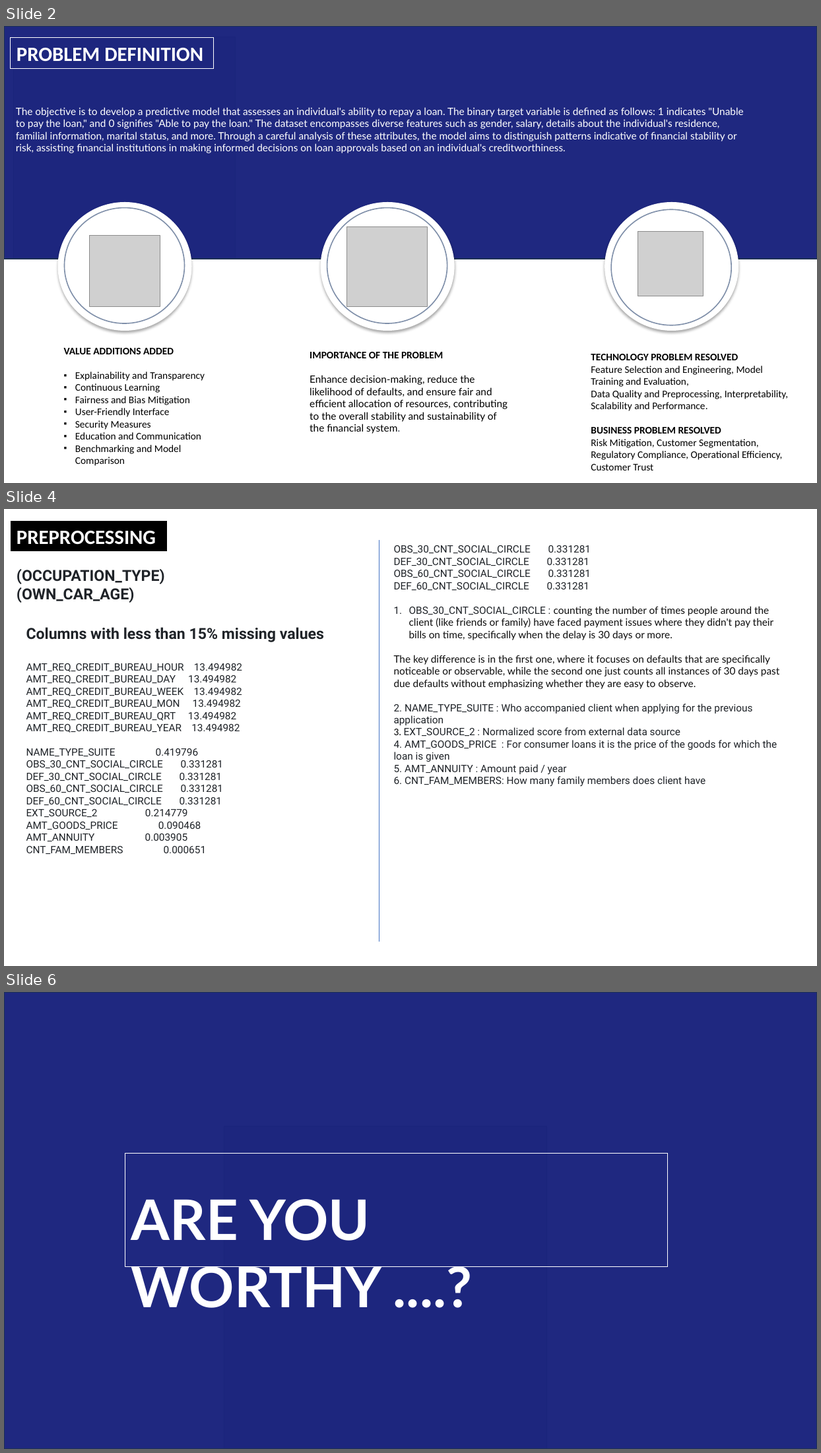
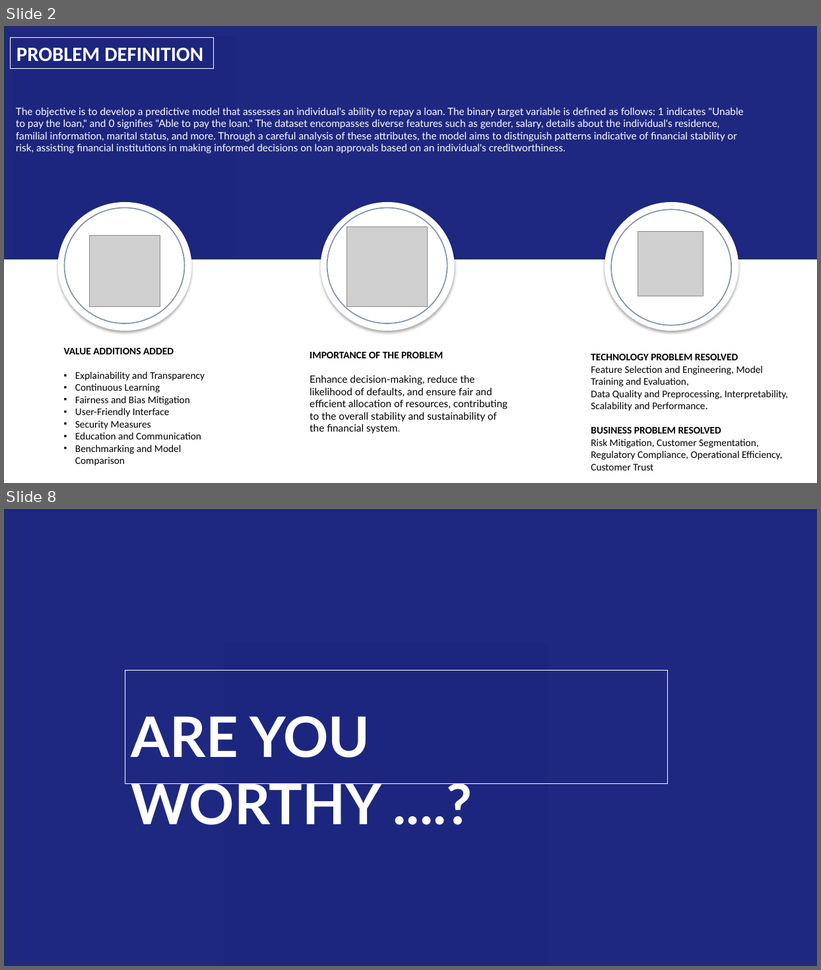
Before and after one commit to v-dev688/THE_CREDIT_CARD_PROJECT, a slide deck: FINALPPT.pptx. Shown one above the other, each under a label of ours: slides 2, 4 and 6 before the commit, slides 2 and 8 after it; the slides between them are not shown. The pictures are 821x1453 and 821x970 pixels, drawn with LibreOffice and Linux fonts; fonts in the diff are those of the drawing; grey boxes stand for pictures. Boxes give left, top, right and bottom in pixels: in the first picture for what was removed or moved away, otherwise in the second. Text is boxed around its words. In the diff, an @@ line names an element or a change of style, - is before the commit and + after.

```diff
--- a/FINALPPT.pptx
+++ b/FINALPPT.pptx
@@ slide 4 removed at bbox=[4, 509, 817, 966], background #FFFFFF @@
@@ rectangle removed at bbox=[11, 521, 168, 551] @@
-PREPROCESSING
@@ line removed from (379, 540) to (379, 942) @@
@@ text removed at bbox=[394, 545, 780, 787] @@
-OBS_30_CNT_SOCIAL_CIRCLE 0.331281
-DEF_30_CNT_SOCIAL_CIRCLE 0.331281
-OBS_60_CNT_SOCIAL_CIRCLE 0.331281
-DEF_60_CNT_SOCIAL_CIRCLE 0.331281
-1. OBS_30_CNT_SOCIAL_CIRCLE : counting the number of times people around the client (like friends or family) have faced payment issues where they didn't pay their bills on time, specifically when the delay is 30 days or more.
-The key difference is in the first one, where it focuses on defaults that are specifically noticeable or observable, while the second one just counts all instances of 30 days past due defaults without emphasizing whether they are easy to observe.
-2. NAME_TYPE_SUITE : Who accompanied client when applying for the previous application
-3. EXT_SOURCE_2 : Normalized score from external data source
-4. AMT_GOODS_PRICE : For consumer loans it is the price of the goods for which the loan is given
-5. AMT_ANNUITY : Amount paid / year
-6. CNT_FAM_MEMBERS: How many family members does client have
@@ text removed at bbox=[17, 569, 165, 603] @@
-(OCCUPATION_TYPE)
-(OWN_CAR_AGE)
@@ text removed at bbox=[26, 627, 324, 854] @@
-Columns with less than 15% missing values
-AMT_REQ_CREDIT_BUREAU_HOUR 13.494982
-AMT_REQ_CREDIT_BUREAU_DAY 13.494982
-AMT_REQ_CREDIT_BUREAU_WEEK 13.494982
-AMT_REQ_CREDIT_BUREAU_MON 13.494982
-AMT_REQ_CREDIT_BUREAU_QRT 13.494982
-AMT_REQ_CREDIT_BUREAU_YEAR 13.494982
-NAME_TYPE_SUITE 0.419796
-OBS_30_CNT_SOCIAL_CIRCLE 0.331281
-DEF_30_CNT_SOCIAL_CIRCLE 0.331281
-OBS_60_CNT_SOCIAL_CIRCLE 0.331281
-DEF_60_CNT_SOCIAL_CIRCLE 0.331281
-EXT_SOURCE_2 0.214779
-AMT_GOODS_PRICE 0.090468
-AMT_ANNUITY 0.003905
-CNT_FAM_MEMBERS 0.000651
@@ what was slide 6 is now slide 8 @@
```
Also in this commit, not shown: 1 slide changed, 3 slides added, 2 other files.
